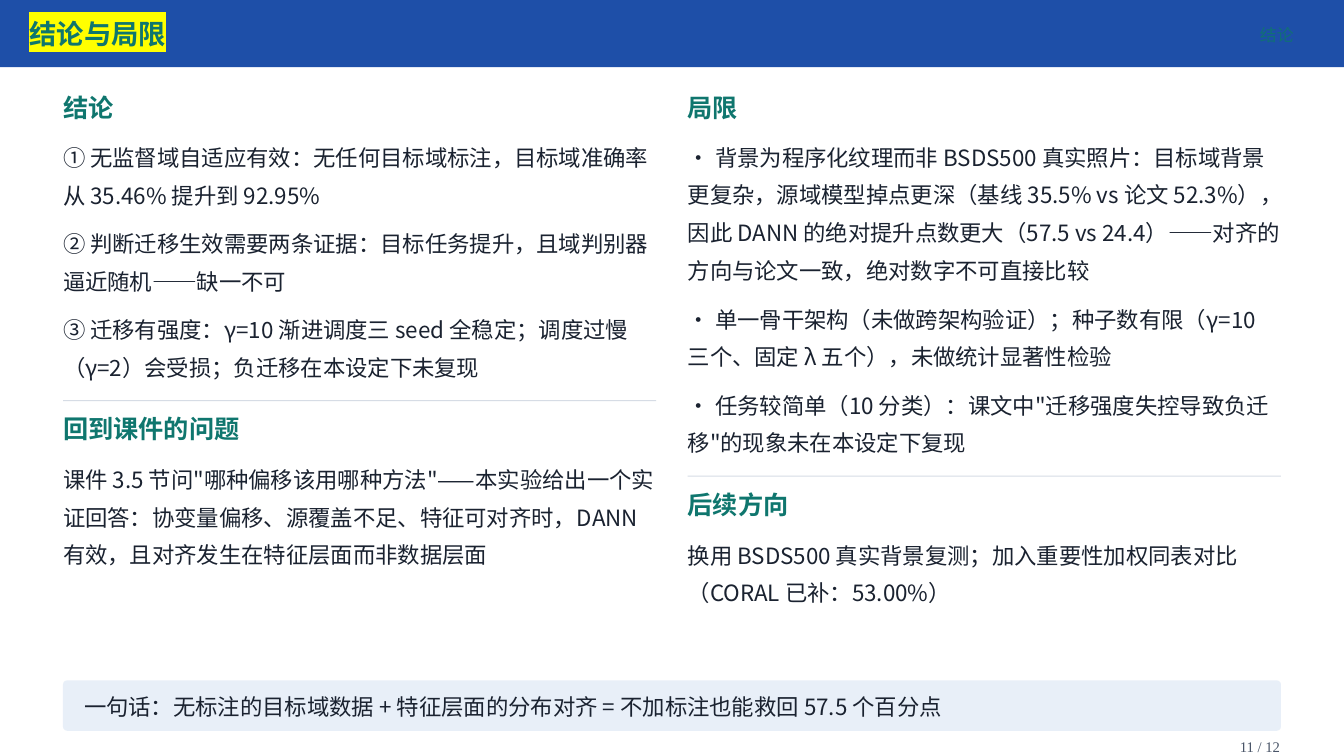
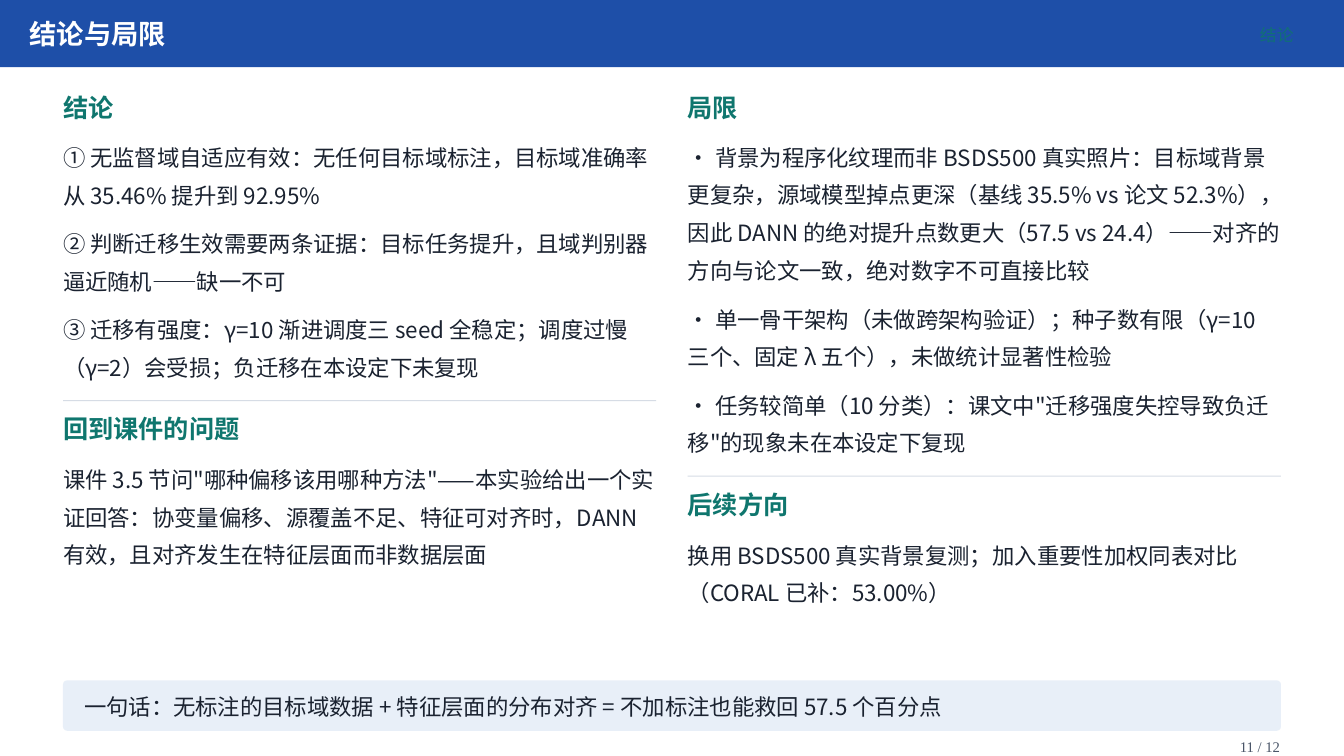
Before and after one commit to IsukaShinji/2026-fall-transfer-learning, a slide deck: slide 11 of 个人展示/汇报/DANN域自适应汇报/DANN域自适应汇报.pptx. Drawn at 1344x756 pixels with LibreOffice and Linux fonts; fonts in the diff are those of the drawing. Boxes give left, top, right and bottom in pixels: in the first picture for what was removed or moved away, otherwise in the second. Text is boxed around its words. In the diff, an @@ line names an element or a change of style, - is before the commit and + after.

Commit message:
修复 P11 标题误加的黄色高亮：删 highlight 并把青字改回白字（与其他页标题一致）

```diff
--- a/个人展示/汇报/DANN域自适应汇报/DANN域自适应汇报.pptx
+++ b/个人展示/汇报/DANN域自适应汇报/DANN域自适应汇报.pptx
@@ text "结论与局限" at box(29, 20, 166, 47): text colour #0F766E to #FFFFFF, highlight #FFFF00 to none @@
```
